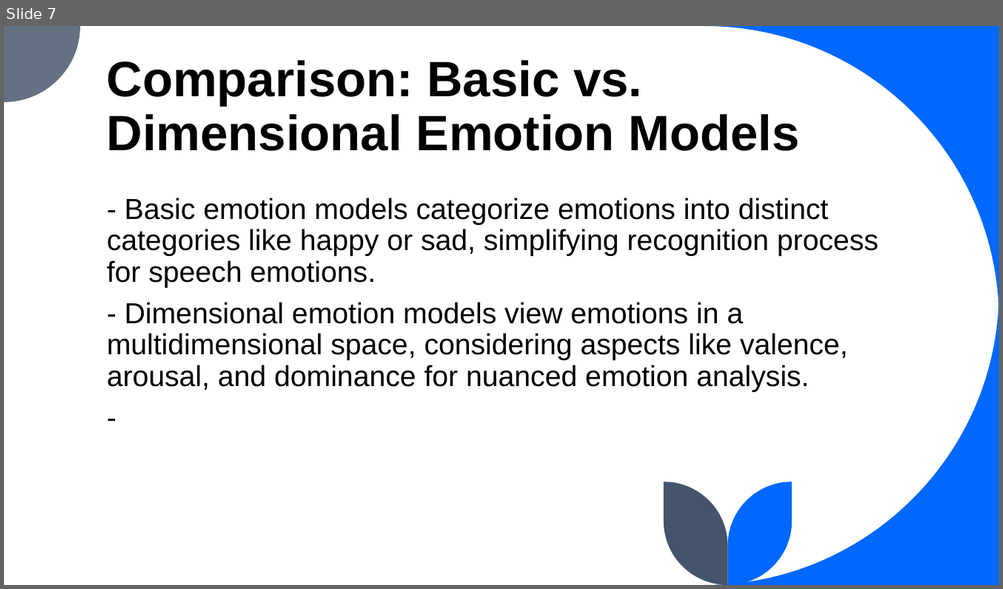
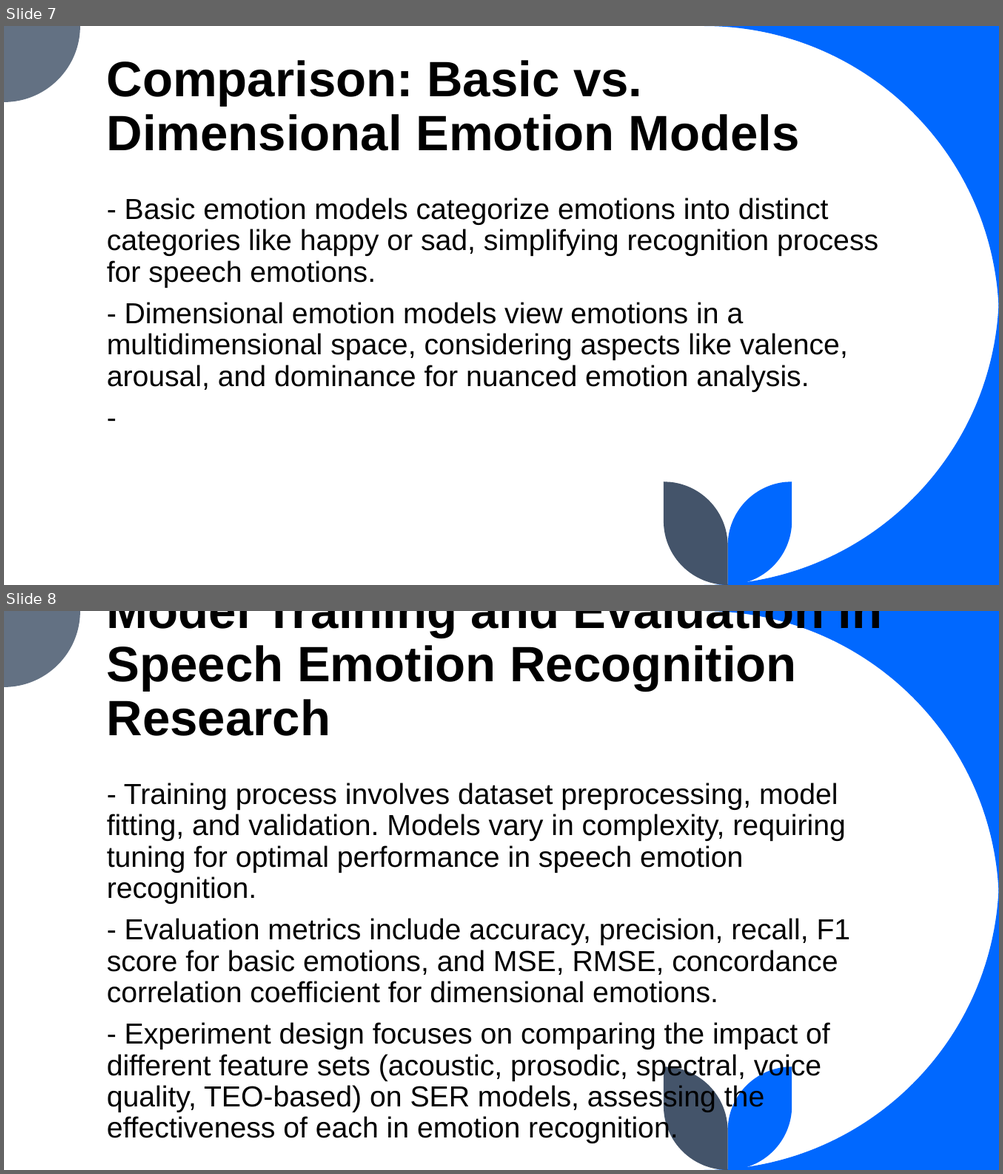
Before and after one commit to IlyaMich/ser-model-comparison, a slide deck: Speech Emotion Recognition Study.pptx. Shown one above the other, each under a label of ours: slide 7 before the commit, slides 7 and 8 after it. The pictures are 1003x589 and 1003x1174 pixels, drawn with LibreOffice and Linux fonts; fonts in the diff are those of the drawing. Boxes give left, top, right and bottom in pixels: in the first picture for what was removed or moved away, otherwise in the second. Text is boxed around its words. In the diff, an @@ line names an element or a change of style, - is before the commit and + after.

Commit message:
Updated the presentation

```diff
--- a/Speech Emotion Recognition Study.pptx
+++ b/Speech Emotion Recognition Study.pptx
@@ slide 8 added at <box>4,611,999,1170</box>, background #FFFFFF; not listed: 5 template elements that a slide beside it also shows @@
@@ title added at <box>107,611,882,736</box>, 48 pt, text #000000, bold @@
+Model Training and Evaluation in Speech Emotion Recognition Research
@@ text added at <box>107,783,851,1144</box>, 28 pt, text #000000 @@
+- Training process involves dataset preprocessing, model fitting, and validation. Models vary in complexity, requiring tuning for optimal performance in speech emotion recognition.
+- Evaluation metrics include accuracy, precision, recall, F1 score for basic emotions, and MSE, RMSE, concordance correlation coefficient for dimensional emotions.
+- Experiment design focuses on comparing the impact of different feature sets (acoustic, prosodic, spectral, voice quality, TEO-based) on SER models, assessing the effectiveness of each in emotion recognition.
```
